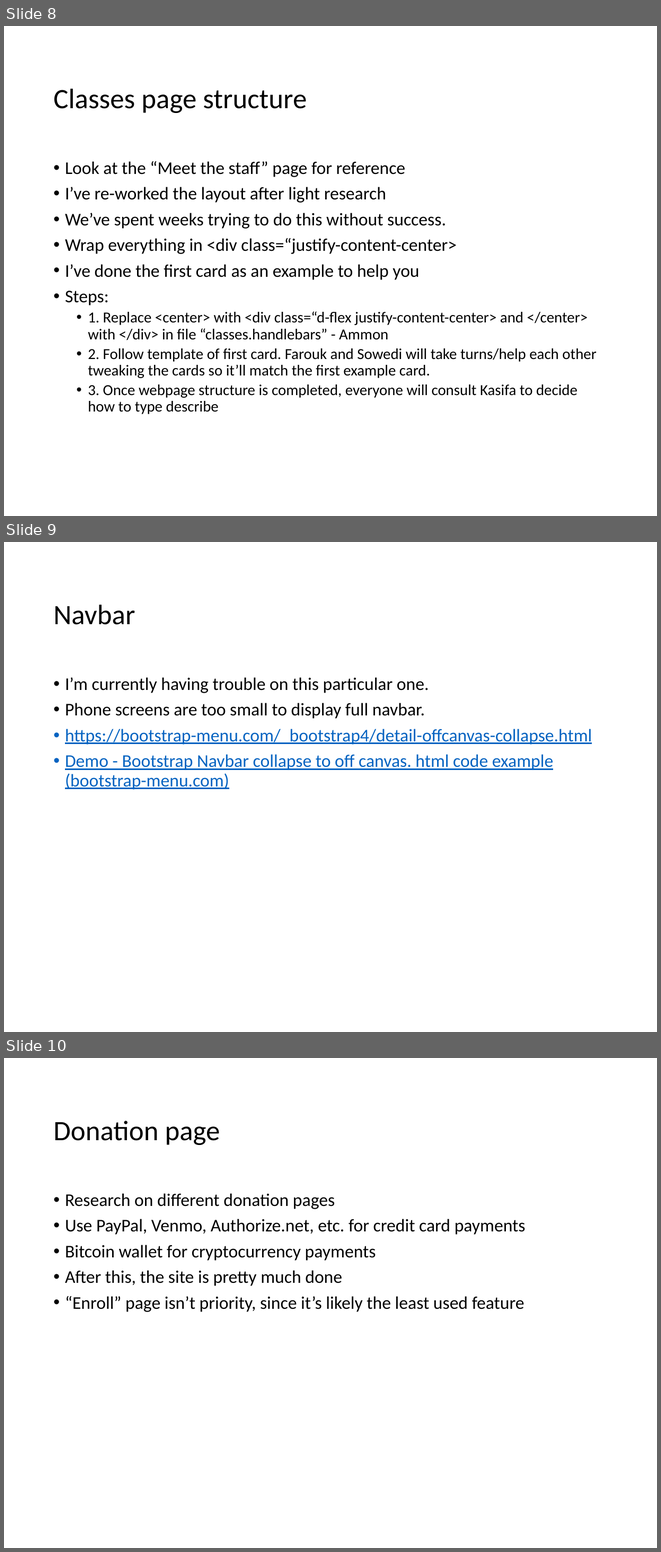
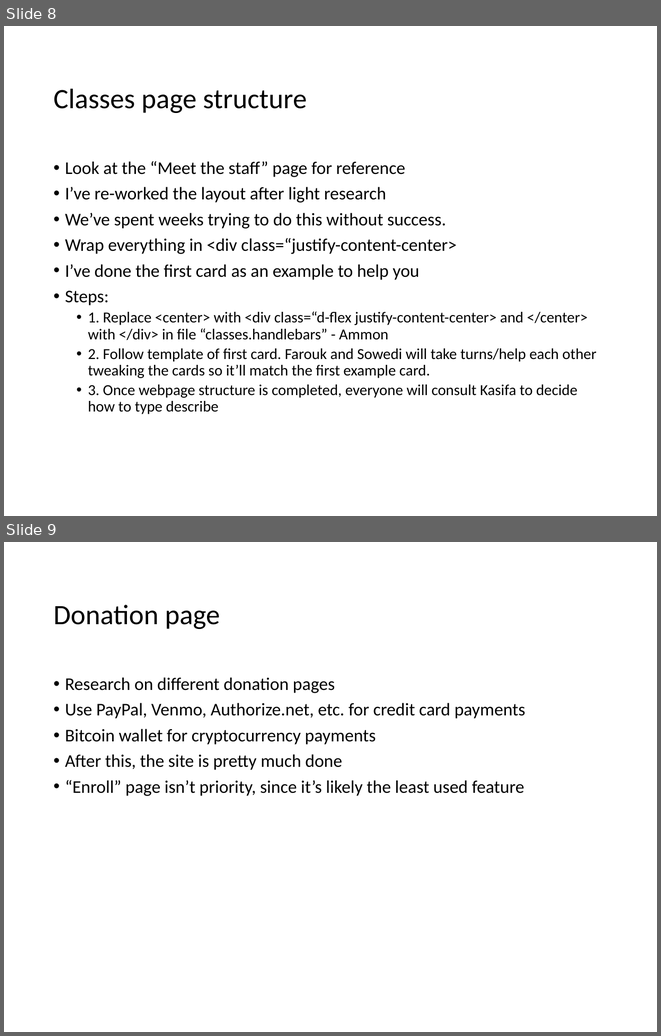
Before and after one commit to rpham2234/bfiaps, a slide deck: Mukono web development slide.pptm. Shown one above the other, each under a label of ours: slides 8, 9 and 10 before the commit, slides 8 and 9 after it. The pictures are 661x1552 and 661x1036 pixels, drawn with LibreOffice and Linux fonts; fonts in the diff are those of the drawing; background and template pictures are left out. Boxes give left, top, right and bottom in pixels: in the first picture for what was removed or moved away, otherwise in the second. Text is boxed around its words. In the diff, an @@ line names an element or a change of style, - is before the commit and + after.

Commit message:
fixed navbar

```diff
--- a/Mukono web development slide.pptm
+++ b/Mukono web development slide.pptm
@@ slide 9 removed at <box>4,542,657,1032</box>, background picture (left out) @@
@@ title removed at <box>53,605,135,625</box> @@
-Navbar
@@ text removed at <box>65,677,592,790</box> @@
-• I’m currently having trouble on this particular one.
-• Phone screens are too small to display full navbar.
-• https://bootstrap-menu.com/_bootstrap4/detail-offcanvas-collapse.html
-• Demo - Bootstrap Navbar collapse to off canvas. html code example (bootstrap-menu.com)
@@ what was slide 10 is now slide 9 @@
```
Also in this commit, not shown: 3 slides added, 2 other files.
